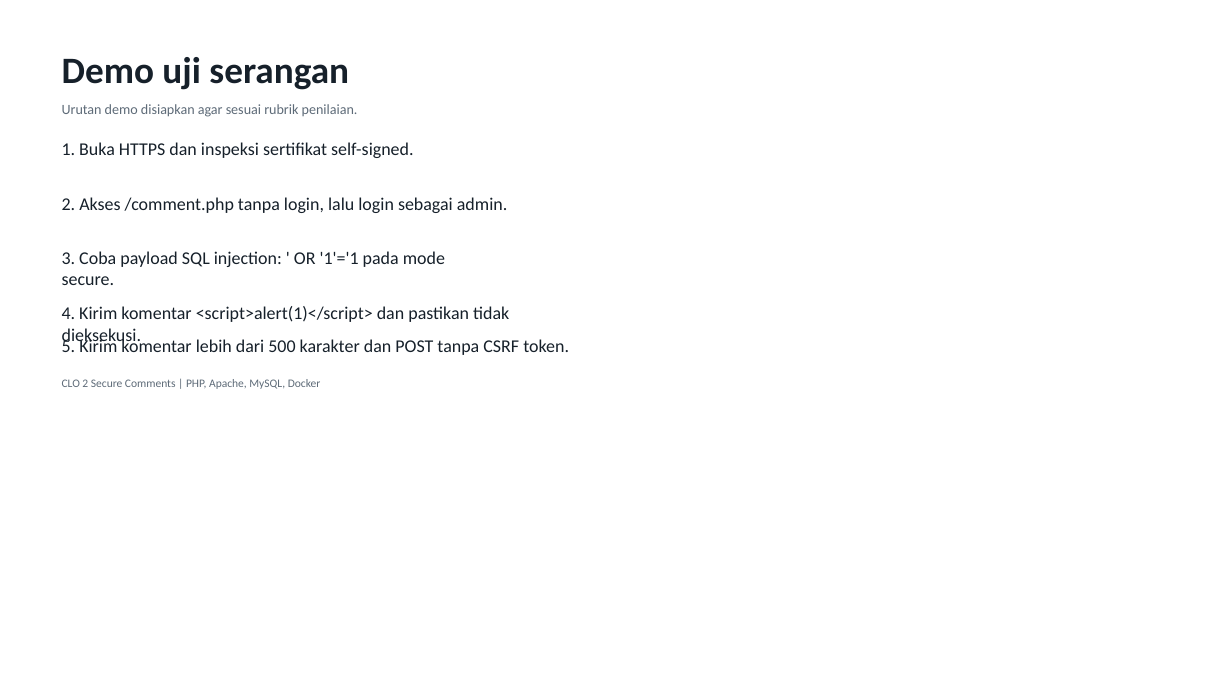
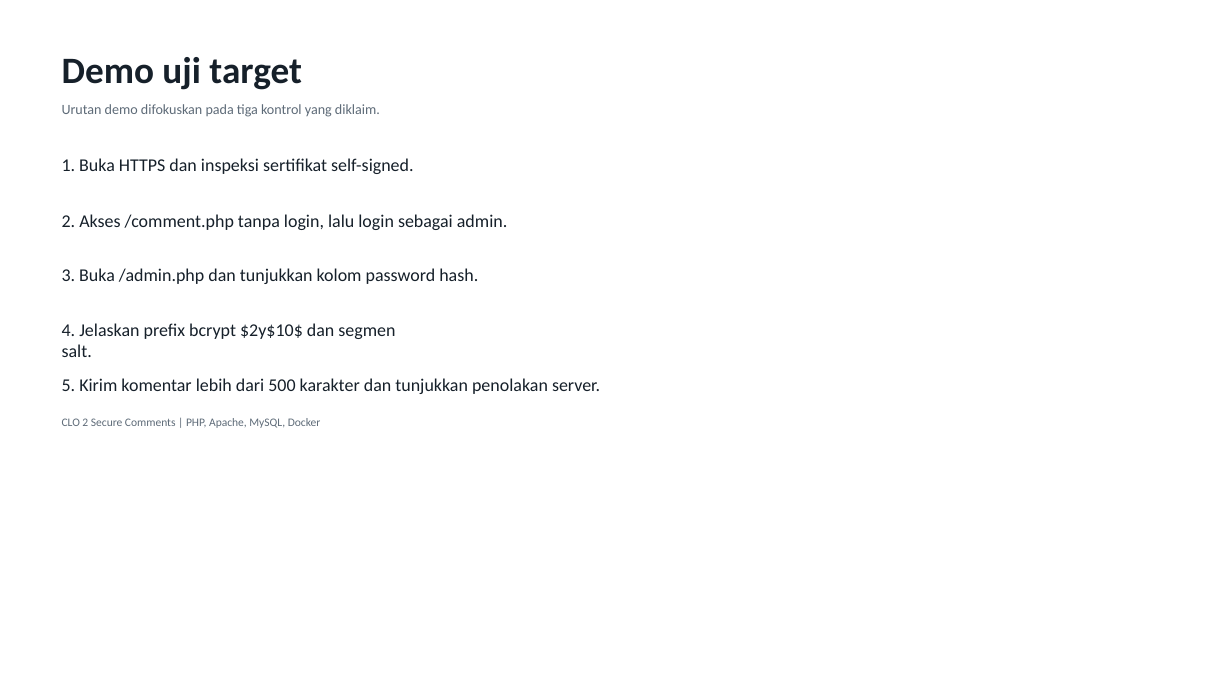
Before and after one commit to ArdeezYy/mawang_clo2, a slide deck: slide 6 of presentation/output/CLO2_Secure_Comments.pptx. Drawn at 1232x693 pixels with LibreOffice and Linux fonts; fonts in the diff are those of the drawing. Boxes give left, top, right and bottom in pixels: in the first picture for what was removed or moved away, otherwise in the second. Text is boxed around its words. In the diff, an @@ line names an element or a change of style, - is before the commit and + after.

Commit message:
Reduce CLO2 scope to target 80

```diff
--- a/presentation/output/CLO2_Secure_Comments.pptx
+++ b/presentation/output/CLO2_Secure_Comments.pptx
@@ text at (62, 57, 301, 90): text changed @@
-Demo uji serangan
+Demo uji target
@@ text at (62, 104, 380, 117): text changed @@
-Urutan demo disiapkan agar sesuai rubrik penilaian.
+Urutan demo difokuskan pada tiga kontrol yang diklaim.
@@ text "1. Buka HTTPS dan inspeksi ...": place and size @@
-text "1. Buka HTTPS dan inspeksi ..." at (62, 142, 413, 158)
+text "1. Buka HTTPS dan inspeksi ..." at (62, 158, 413, 174)
@@ text "2. Akses /comment.php tanpa login, ...": place and size @@
-text "2. Akses /comment.php tanpa login, ..." at (62, 197, 507, 213)
+text "2. Akses /comment.php tanpa login, ..." at (62, 214, 507, 230)
@@ text at (62, 268, 478, 284): text changed @@
-3. Coba payload SQL injection: ' OR '1'='1 pada mode secure.
+3. Buka /admin.php dan tunjukkan kolom password hash.
@@ text at (62, 323, 395, 357): text changed @@
-4. Kirim komentar <script>alert(1)</script> dan pastikan tidak dieksekusi.
+4. Jelaskan prefix bcrypt $2y$10$ dan segmen salt.
@@ text at (62, 378, 600, 394): text changed @@
-5. Kirim komentar lebih dari 500 karakter dan POST tanpa CSRF token.
+5. Kirim komentar lebih dari 500 karakter dan tunjukkan penolakan server.
@@ text "CLO 2 Secure Comments | ...": place and size @@
-text "CLO 2 Secure Comments | ..." at (62, 379, 321, 389)
+text "CLO 2 Secure Comments | ..." at (62, 418, 321, 428)
```
Also in this commit, not shown: 4 other slides changed, 1 slide added, 1 slide removed, 13 other files.
